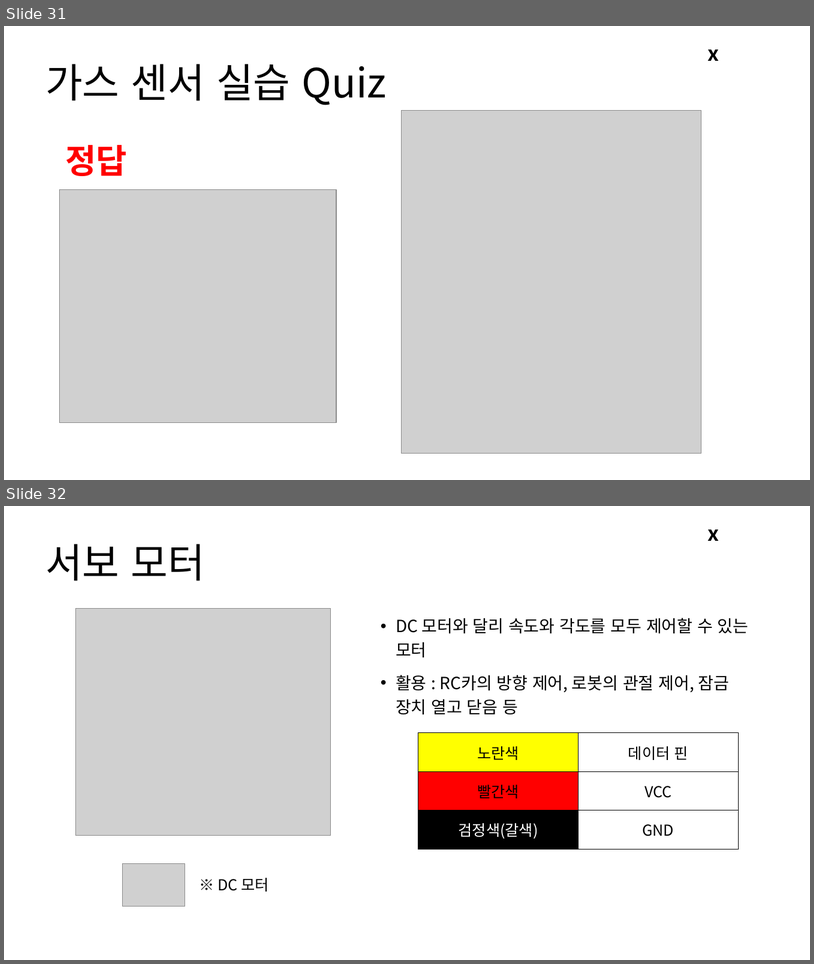
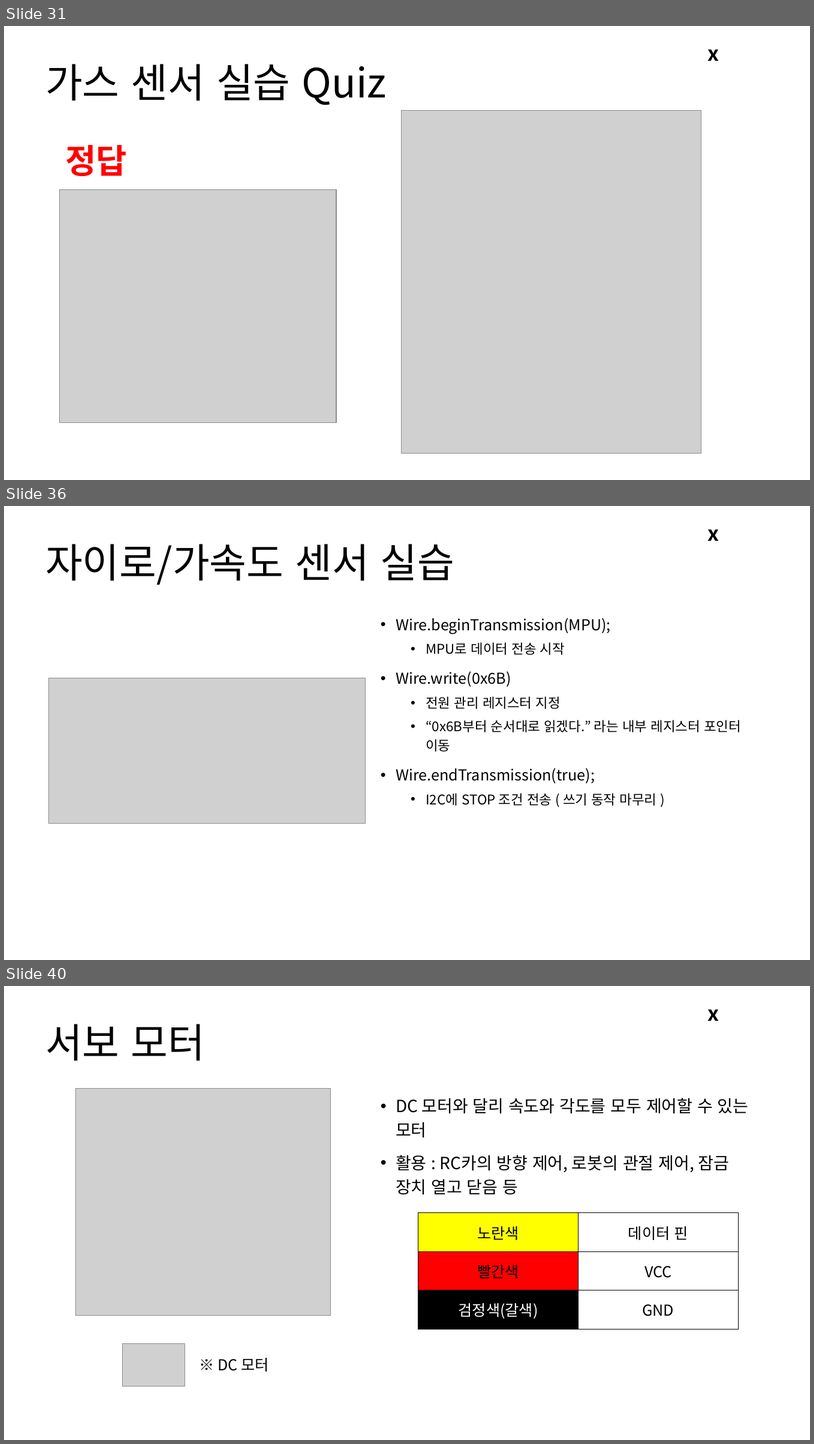
Before and after one commit to Leader-Lesson/KDT_RE_3rd, a slide deck: material/Arduino/03_아두이노 활용하기 2.pptx. Shown one above the other, each under a label of ours: slides 31 and 32 before the commit, slides 31, 36 and 40 after it; the slides between them are not shown. The pictures are 814x964 and 814x1444 pixels, drawn with LibreOffice and Linux fonts; fonts in the diff are those of the drawing; grey boxes stand for pictures; background and template pictures are left out. Boxes give left, top, right and bottom in pixels: in the first picture for what was removed or moved away, otherwise in the second. Text is boxed around its words. In the diff, an @@ line names an element or a change of style, - is before the commit and + after.

```diff
--- a/material/Arduino/03_아두이노 활용하기 2.pptx
+++ b/material/Arduino/03_아두이노 활용하기 2.pptx
@@ slide 36 added at (4,506,810,960), background #FFFFFF; not listed: 1 template element that a slide beside it also shows @@
@@ title added at (45,544,455,585), 48 pt, text #000000 @@
+자이로/가속도 센서 실습
@@ text added at (396,618,741,805), 18 pt, text #000000 @@
+• Wire.beginTransmission(MPU);
+  • MPU로 데이터 전송 시작
+• Wire.write(0x6B)
+  • 전원 관리 레지스터 지정
+  • “0x6B부터 순서대로 읽겠다.” 라는 내부 레지스터 포인터 이동
+• Wire.endTransmission(true);
+  • I2C에 STOP 조건 전송 ( 쓰기 동작 마무리 )
@@ picture added at (49,678,366,823) @@
@@ what was slide 32 is now slide 40 @@
```
Also in this commit, not shown: 7 other slides added, 2 other files.
